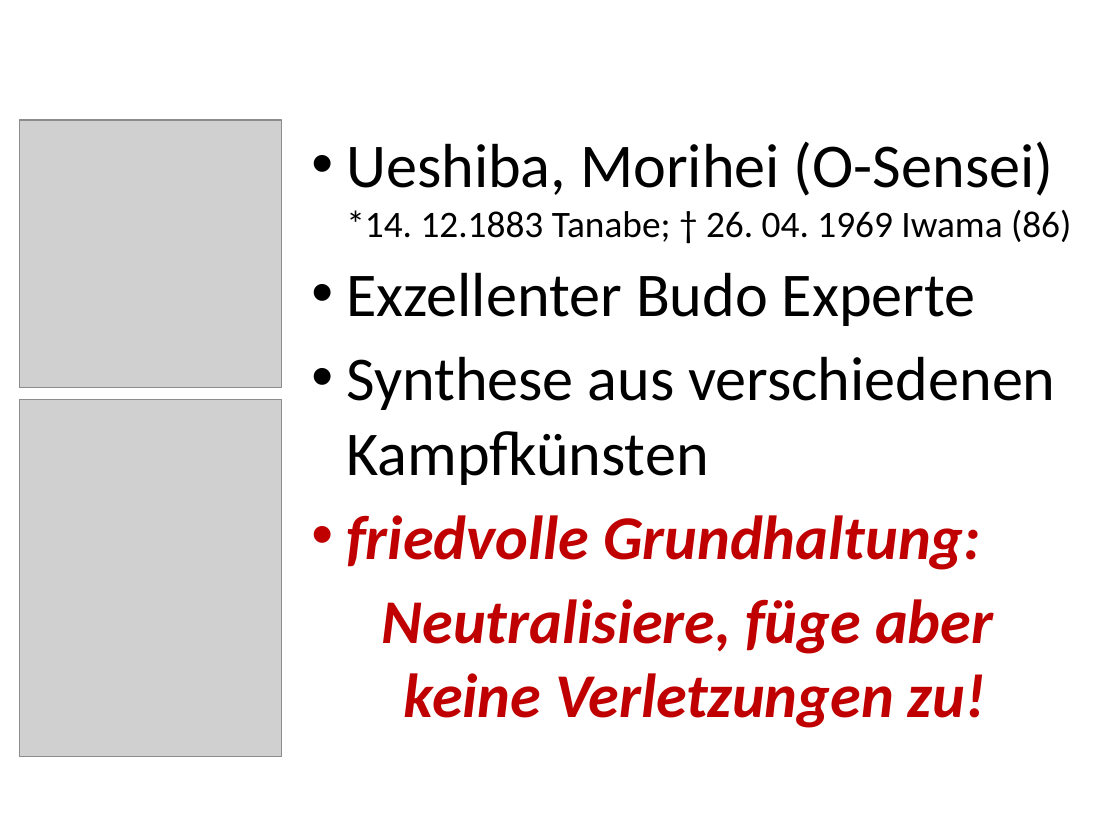
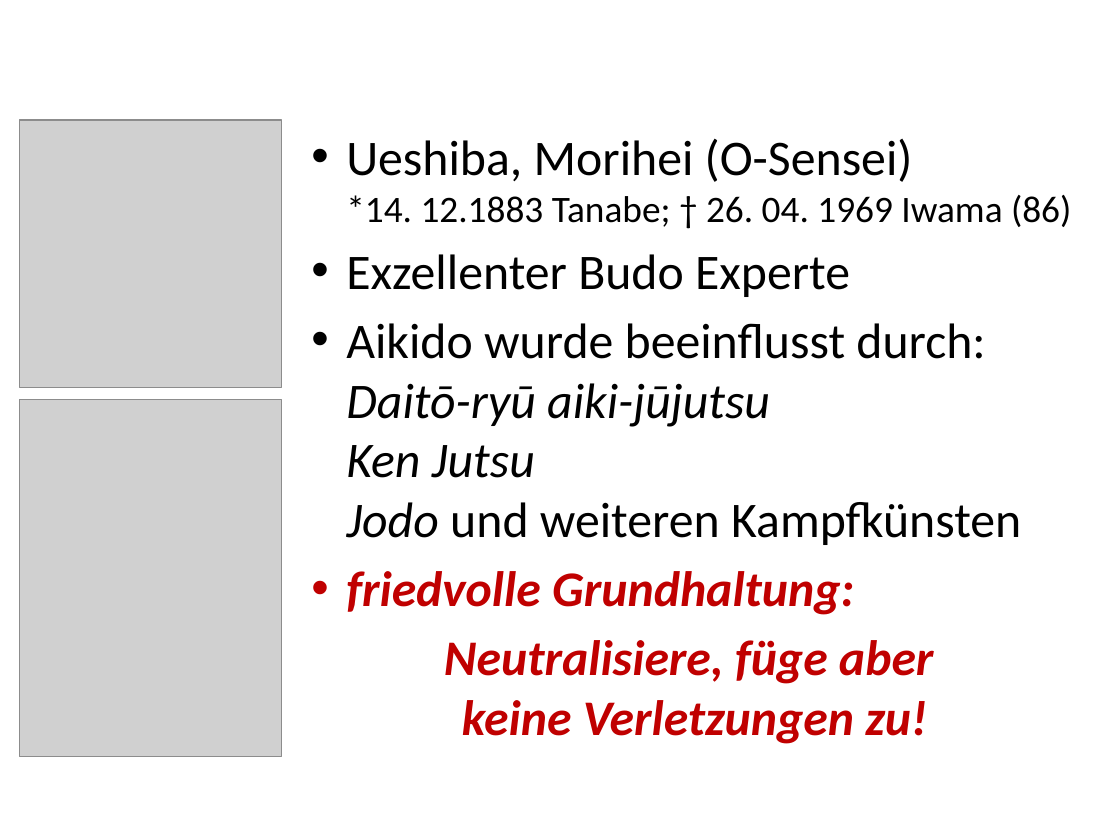
Before and after one commit to keale/Physik_in_Aikido, a slide deck: slide 3 of LNdW2013 physik in Aikido/LNdW2013 Physik in Aikido.pptx. Drawn at 1120x840 pixels with LibreOffice and Linux fonts; fonts in the diff are those of the drawing; grey boxes stand for pictures; background and template pictures are left out. Boxes give left, top, right and bottom in pixels: in the first picture for what was removed or moved away, otherwise in the second. Text is boxed around its words. In the diff, an @@ line names an element or a change of style, - is before the commit and + after.

```diff
--- a/LNdW2013 physik in Aikido/LNdW2013 Physik in Aikido.pptx
+++ b/LNdW2013 physik in Aikido/LNdW2013 Physik in Aikido.pptx
@@ text at (346, 139, 1071, 744): size 40 to 32 pt in "Ueshiba, Morihei (O-Sensei)", "Exzellenter Budo Experte", "friedvolle Grundhaltung:", "Neutralisiere, füge aber keine Verletzungen zu!" @@
@@ text at (346, 323, 1021, 545): text changed; size 40 to 32 pt @@
-• Synthese aus verschiedenen
-  Kampfkünsten
+• Aikido wurde beeinflusst durch:
+  Daitō-ryū aiki-jūjutsu
+  Ken Jutsu
+  Jodo und weiteren Kampfkünsten
```
Also in this commit, not shown: 4 other slides changed.
